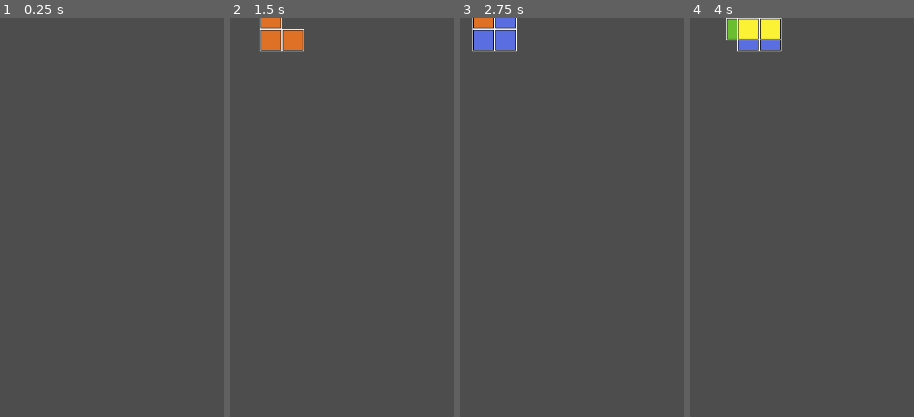
Above: before the commit, frames 1-4 (left to right).
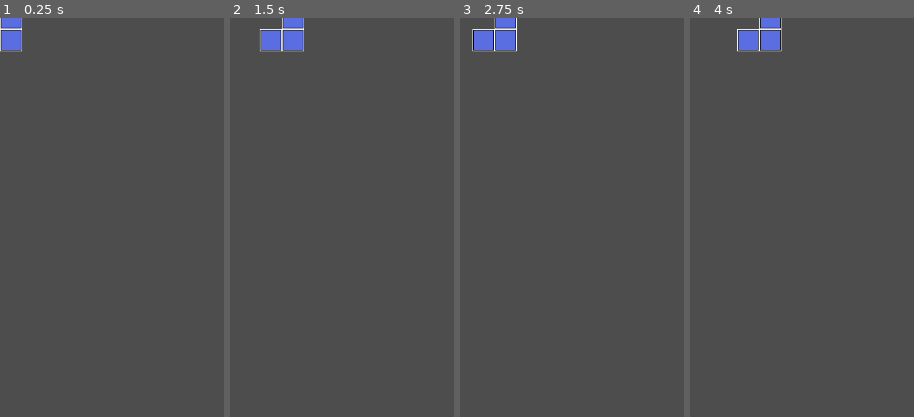
Above: after the commit, the same moments.

Repository: Char7otte/Not-Tetris
Game: Godot game, scene res://Scenes/tetromino_controller.tscn
Two runs of this game, one before a commit and one after it. Both use one fixed random seed, a clock stepped at 60 frames per second and the inputs below. Before the commit the project has no main scene; this scene is started directly in both runs.
Inputs:
- Up to frame 1 (0.25 s): no input
- Up to frame 2 (1.5 s): tap Enter at 0.5 s; hold Right (move_right) 0.53-1.28 s; tap Space (hard_drop) at 0.6, 1.25, 1.35 s; hold Left (move_left) from 1.28 s (still down)
- Up to frame 3 (2.75 s): release Left (move_left) at 2.03 s; hold Right (move_right) from 2.03 s (still down); tap Space (hard_drop) at 2.1 s
- Up to frame 4 (4 s): tap Enter at 2.75 s; tap Space (hard_drop) at 2.85, 3.6 s; release Right (move_right) at 3.53 s; hold Left (move_left) from 3.53 s (still down)
The pictures show only the part of the screen within x 0-50%, y 0-50%; the shares and areas given below are measured in that part.

The runs differ from the first frame. In frame 1, 0.8% of the frame differs, in the area x 0-10%, y 0-9%; in frame 2, 1.4%, in the area x 13-34%, y 0-9%; in frame 3, 0.3%; in frame 4, 1.3%.
Error after the commit: Invalid call. Nonexistent function 'get_global_position' in base 'Nil'. (res://Scenes/tetromino_controller.gd:21)

Commit message:
Instantiates only one active piece at a time now

Diff:
--- a/Scenes/Components/Tetromino Spawn Component/tetromino_spawn_component.gd
+++ b/Scenes/Components/Tetromino Spawn Component/tetromino_spawn_component.gd
@@ -1,15 +1,17 @@
 extends Node
+class_name TetrominoSpawnComponent
+
+static var controlling_tetromino_piece = false
+static var controlled_tetromino_piece: Node2D
 
 @export var tetromino_bag = []
-@export var tetromino_spawn_time: float
 
-func _ready():
-	tetromino_spawn_time = get_node("Timer").wait_time
+func _process(_delta):
+	if controlling_tetromino_piece == false:
+		spawn_random_piece(tetromino_bag)
 
-func change_spawn_timer_time(new_timer):
-	tetromino_spawn_time = new_timer
-
-func _on_timer_timeout():
-	var random_element = tetromino_bag.pick_random()
-	var selected_tetromino_instance = random_element.instantiate()
-	get_parent().add_child(selected_tetromino_instance)
+func spawn_random_piece(_tetromino_bag):
+	controlling_tetromino_piece = true
+	var random_element = _tetromino_bag.pick_random()
+	var _selected_tetromino_piece = random_element.instantiate()
+	get_parent().add_child.call_deferred(_selected_tetromino_piece)
--- a/Scenes/Components/Tetromino Spawn Component/tetromino_spawn_component.tscn
+++ b/Scenes/Components/Tetromino Spawn Component/tetromino_spawn_component.tscn
@@ -9,11 +9,6 @@
 [ext_resource type="PackedScene" uid="uid://qp0gt45kfs5g" path="res://Assets/Offline/Blocks/T Tetromino/t_tetromino.tscn" id="7_wy1pu"]
 [ext_resource type="PackedScene" uid="uid://cmbre5lcaci68" path="res://Assets/Offline/Blocks/Z Tetromino/z_tetromino.tscn" id="8_t4yps"]
 
-[node name="TetrominoSpawnComponent" type="Node"]
+[node name="TetrominoSpawnComponent" type="Node2D"]
 script = ExtResource("1_qeovl")
 tetromino_bag = [ExtResource("2_reg64"), ExtResource("3_xclf5"), ExtResource("4_t4ahq"), ExtResource("3_o7i0c"), ExtResource("6_46cs7"), ExtResource("7_wy1pu"), ExtResource("8_t4yps")]
-
-[node name="Timer" type="Timer" parent="."]
-autostart = true
-
-[connection signal="timeout" from="Timer" to="." method="_on_timer_timeout"]
--- a/Scenes/game_scene.tscn
+++ b/Scenes/game_scene.tscn
@@ -1,3 +1,6 @@
 [gd_scene format=3 uid="uid://bwet0hn2q7vxo"]
 
 [node name="Game Scene" type="Node2D"]
+
+[node name="Node2D" type="Node2D" parent="."]
+position = Vector2(0, 1152)
--- a/Scenes/tetromino_controller.gd
+++ b/Scenes/tetromino_controller.gd
@@ -1,10 +1,13 @@
 extends CharacterBody2D
 
+@onready var tetromino_spawn_component = $TetrominoSpawnComponent
 @onready var movement_interval_timer = get_node("MovementIntervalTimer")
 
 func _physics_process(_delta):
 	movement()
-	print(movement_interval_timer.time_left)
+
+	if Input.is_action_just_pressed("hard_drop"):
+		input_hard_drop(tetromino_spawn_component.controlled_tetromino_piece)
 
 func movement():
 	var horizontal_input = Input.get_axis("move_left", "move_right")
@@ -13,3 +16,11 @@
 			velocity.x = horizontal_input * 1500
 			move_and_slide()
 			movement_interval_timer.start()
+
+func input_hard_drop(object):
+	var position = object.get_global_position()
+	object.set_global_position(position.x, 1152)
+	piece_is_placed()
+
+func piece_is_placed():
+	tetromino_spawn_component.controlling_tetromino_piece = false
--- a/Scenes/tetromino_controller.tscn
+++ b/Scenes/tetromino_controller.tscn
@@ -11,3 +11,4 @@
 one_shot = true
 
 [node name="TetrominoSpawnComponent" parent="." instance=ExtResource("2_15lee")]
+unique_name_in_owner = true
--- a/project.godot
+++ b/project.godot
@@ -11,6 +11,7 @@
 [application]
 
 config/name="Not Tetris"
+run/main_scene="res://Scenes/tetromino_controller.tscn"
 config/features=PackedStringArray("4.1", "Forward Plus")
 config/icon="res://icon.svg"
 
